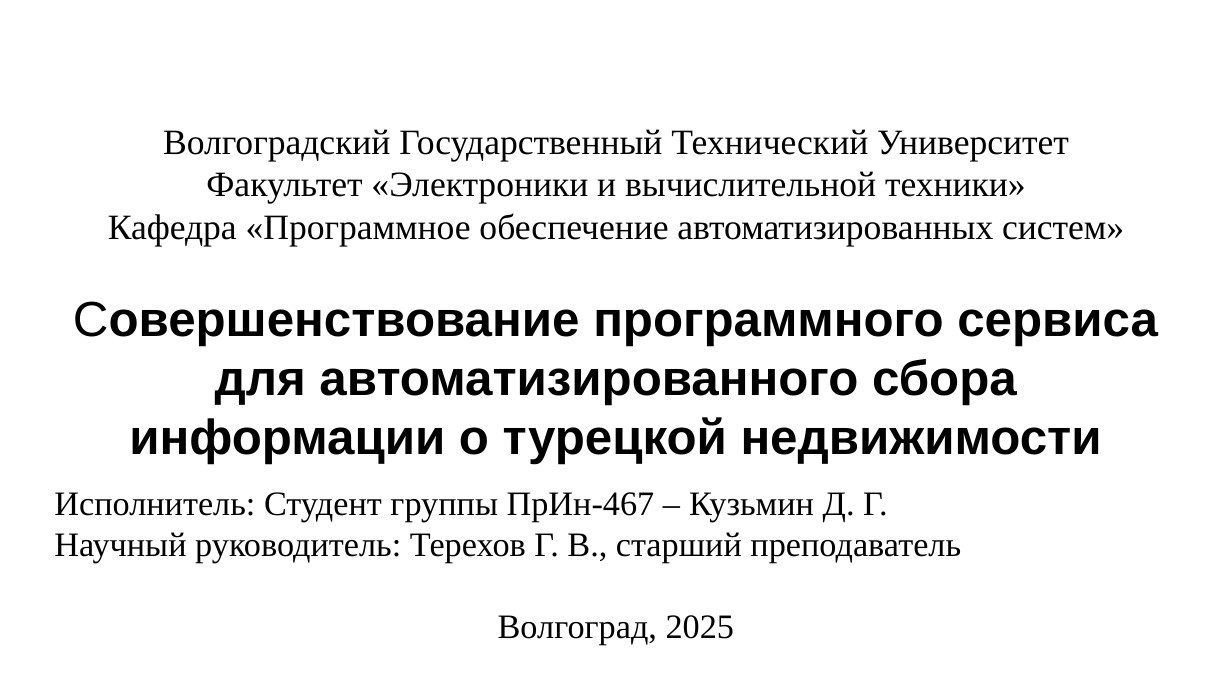
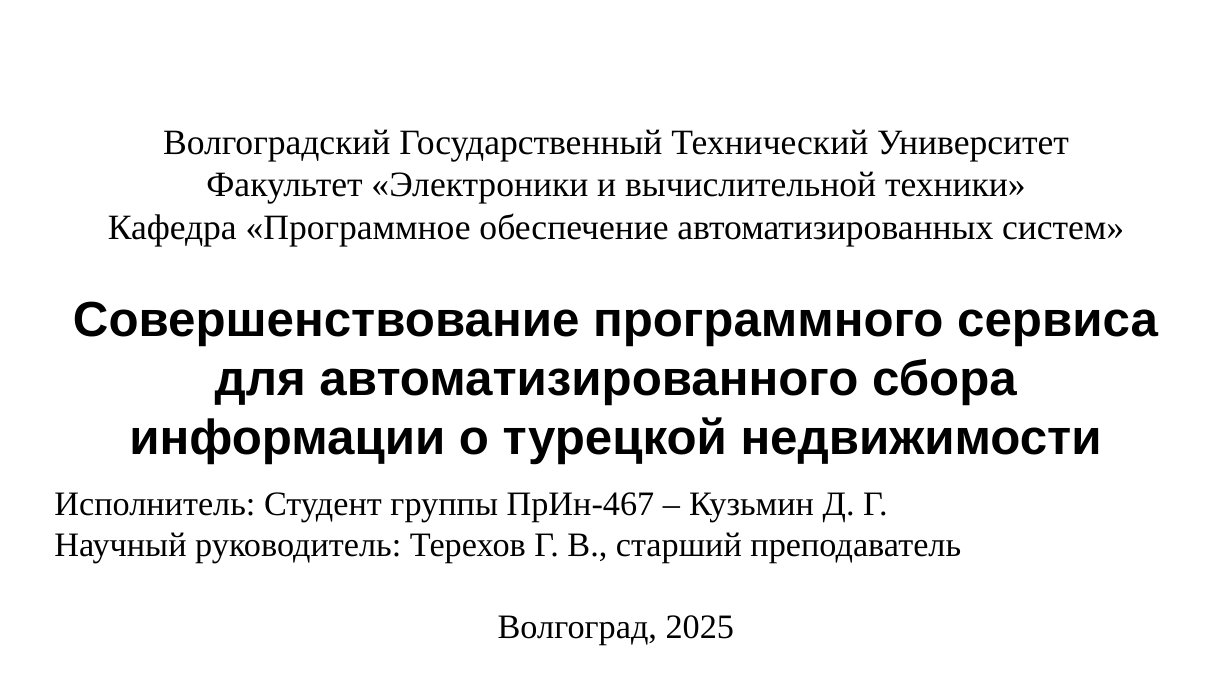
Before and after one commit to OkejoTM/Diploma, a slide deck: slide 1 of Presentation.pptx. Drawn at 1232x693 pixels with LibreOffice and Linux fonts; fonts in the diff are those of the drawing. Boxes give left, top, right and bottom in pixels: in the first picture for what was removed or moved away, otherwise in the second. Text is boxed around its words. In the diff, an @@ line names an element or a change of style, - is before the commit and + after.

```diff
--- a/Presentation.pptx
+++ b/Presentation.pptx
@@ title at (73, 301, 1158, 464): bold on in "Совершенствование" @@
```
Also in this commit, not shown: 6 other slides changed, 6 slides added, 1 slide removed, 9 other files.
